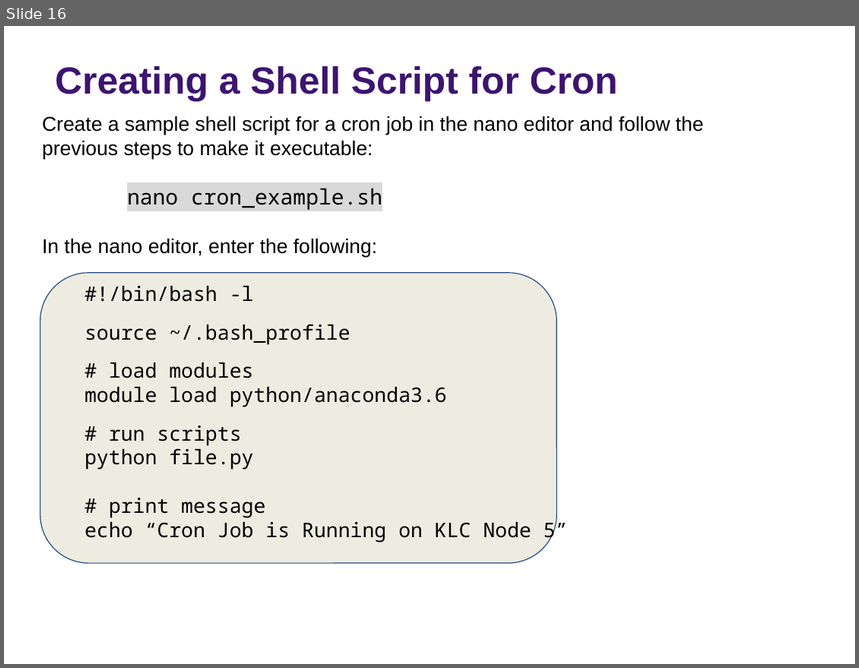
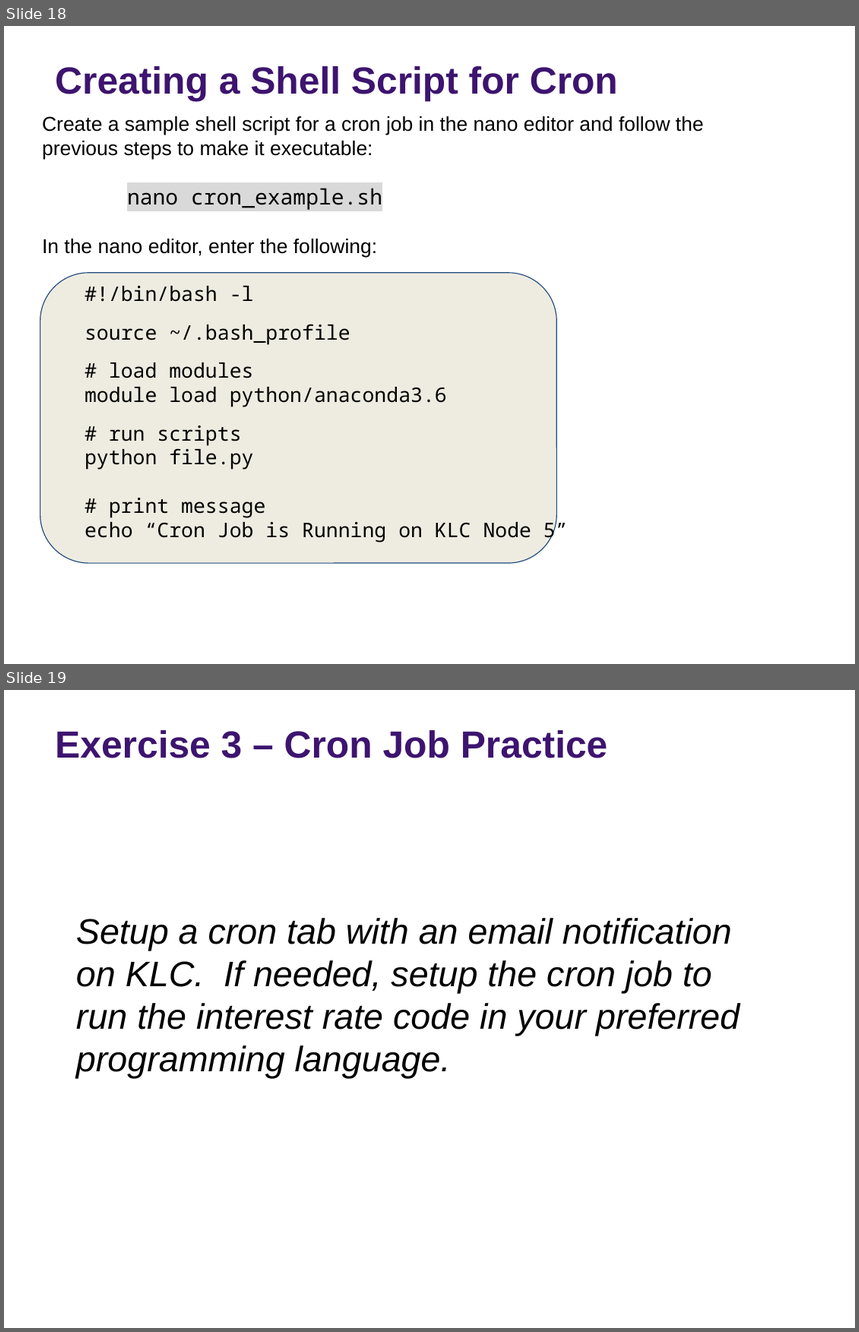
Before and after one commit to rs-kellogg/workshop_2022, a slide deck: Session4_Automate/Session4_Automation.pptx. Shown one above the other, each under a label of ours: slide 16 before the commit, slides 18 and 19 after it. The pictures are 859x668 and 859x1332 pixels, drawn with LibreOffice and Linux fonts; fonts in the diff are those of the drawing; background and template pictures are left out. Boxes give left, top, right and bottom in pixels: in the first picture for what was removed or moved away, otherwise in the second. Text is boxed around its words. In the diff, an @@ line names an element or a change of style, - is before the commit and + after.

```diff
--- a/Session4_Automate/Session4_Automation.pptx
+++ b/Session4_Automate/Session4_Automation.pptx
@@ slide 19 added at bbox=[4, 690, 855, 1328], background picture (left out) @@
@@ title added at bbox=[55, 730, 608, 758], 32 pt, text #3D146F, bold @@
+Exercise 3 – Cron Job Practice
@@ text added at bbox=[76, 918, 740, 1078], 30 pt, text #000000, italic @@
+Setup a cron tab with an email notification on KLC. If needed, setup the cron job to run the interest rate code in your preferred programming language.
@@ text added at bbox=[430, 1296, 813, 1328], 10 pt, text #FFFFFF @@
+Automation
@@ page number added at bbox=[813, 1296, 852, 1328], 10 pt, text #FFFFFF @@
+19
@@ what was slide 16 is now slide 18 @@
```
Also in this commit, not shown: 1 slide changed, 2 other slides added, 1 other file.
